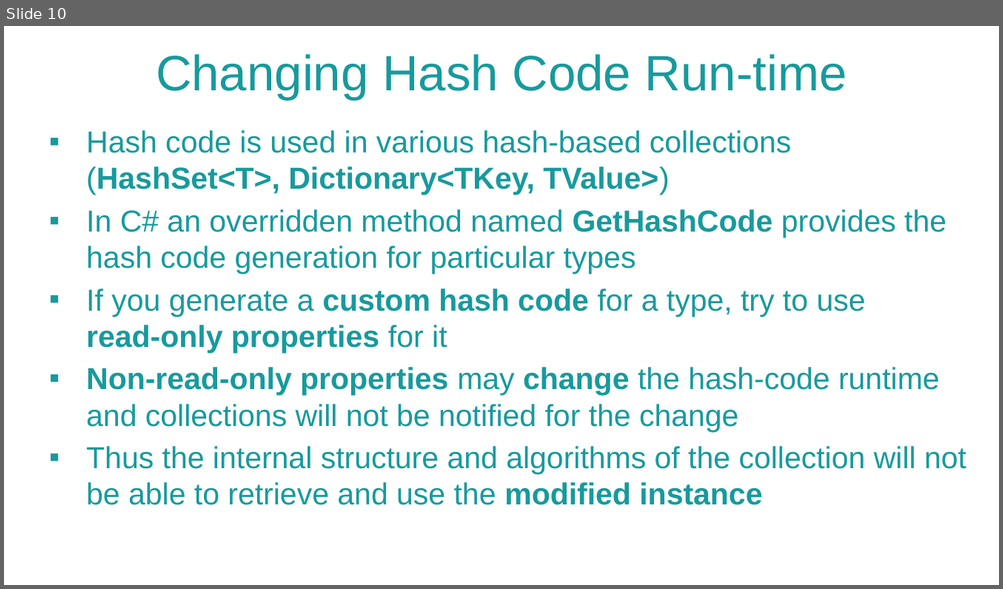
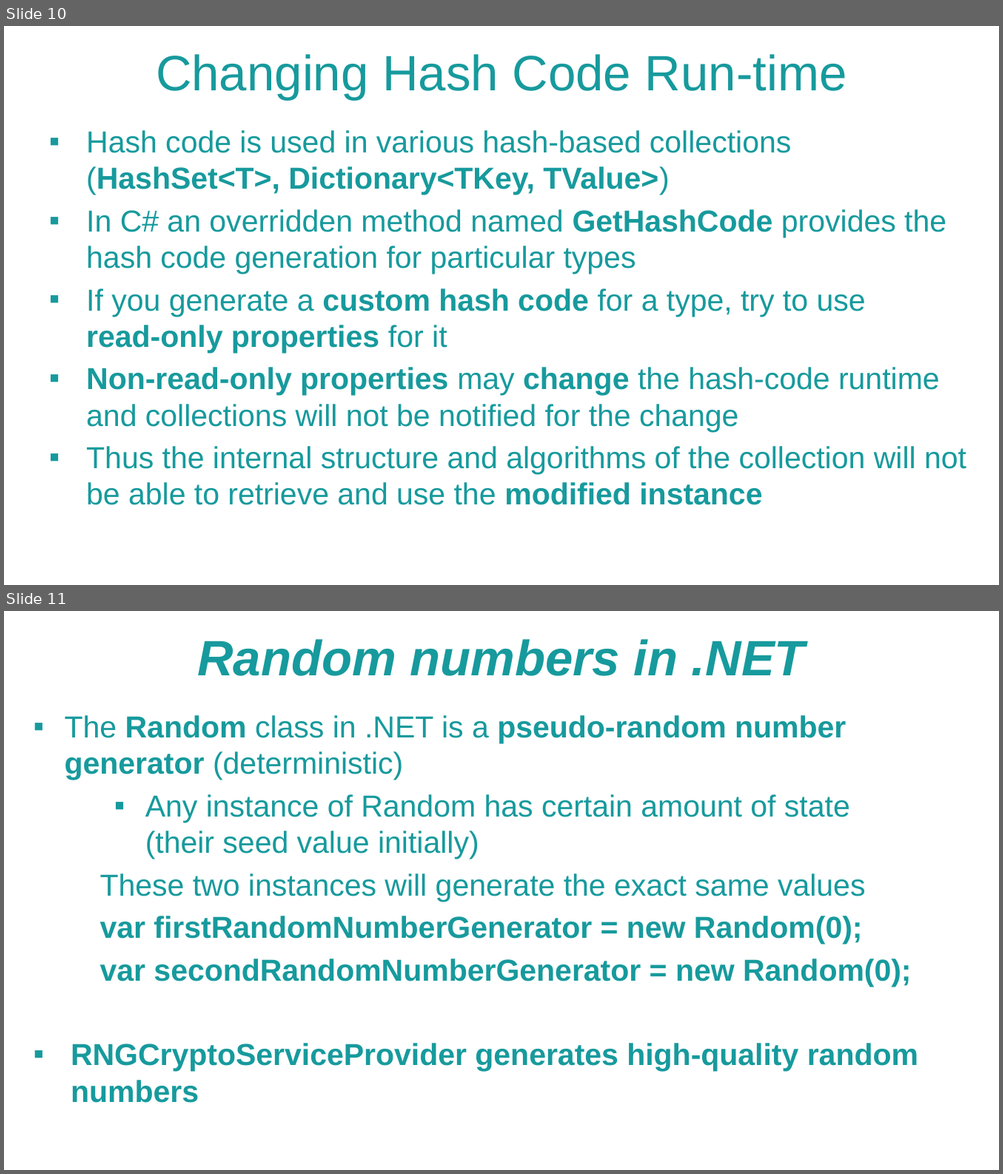
Before and after one commit to NaskoIT/CSharp-In-Depth, a slide deck: C# Tips and Tricks.pptx. Shown one above the other, each under a label of ours: slide 10 before the commit, slides 10 and 11 after it. The pictures are 1003x589 and 1003x1174 pixels, drawn with LibreOffice and Linux fonts; fonts in the diff are those of the drawing; background and template pictures are left out. Boxes give left, top, right and bottom in pixels: in the first picture for what was removed or moved away, otherwise in the second. Text is boxed around its words. In the diff, an @@ line names an element or a change of style, - is before the commit and + after.

Commit message:
Change HashCode runtime and random numbers

```diff
--- a/C# Tips and Tricks.pptx
+++ b/C# Tips and Tricks.pptx
@@ slide 11 added at [4,611,999,1170], background picture (left out) @@
@@ text added at [197,639,805,676], 36 pt, text #179A9D, bold, italic @@
+Random numbers in .NET
@@ text added at [65,715,918,1103], 22 pt, text #179A9D, bold @@
+▪ The Random class in .NET is a pseudo-random number generator (deterministic)
+  ▪ Any instance of Random has certain amount of state (their seed value initially)
+  These two instances will generate the exact same values
+  var firstRandomNumberGenerator = new Random(0);
+  var secondRandomNumberGenerator = new Random(0);
+▪ RNGCryptoServiceProvider generates high-quality random numbers
```
Also in this commit, not shown: 6 other files.
